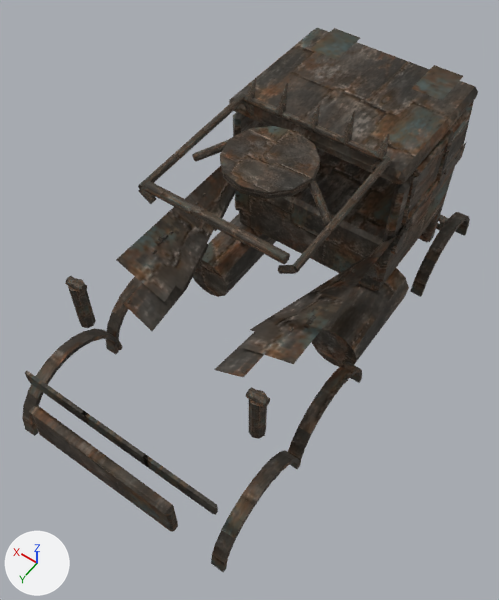
What one commit did to the glTF model public/assets/models/wasteland/kits/longhaul.glb.
Before and after are seen from a 50 mm lens placed at (-3.19, 5.02, 8.77), pointed at (0.01, 0.54, 1.74). The lights are fixed; the arrows at lower left show +X, +Y and +Z. The picture after the commit comes second. Where no turn or scale is listed for an object, it has been applied to the vertices. Vertices at exactly the same position are counted once.

Objects in the first picture: 'kit-cage-painted-metal', 'kit-crown-painted-metal', 'kit-full-plating-painted-metal', 'kit-plate-1-painted-metal', 'kit-plate-3-painted-metal', 'kit-raider-painted-metal', 'kit-scrapper-painted-metal', 'kit-stack-0-painted-metal', 'kit-stack-1-painted-metal', 'kit-turret-mount-painted-metal', 'warlord-crossbar' and 5 more.
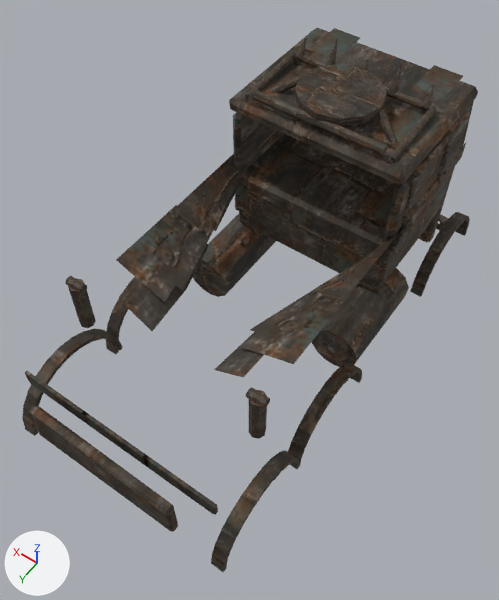
What differs and where, as boxes (x1, y1, x2, y2) in the pictures (499 x 600 px; the box of a moved part takes in the faces that stretch with it):
'kit-turret-mount-painted-metal', moved
    before: (192, 126, 332, 225)
    after: (268, 64, 398, 145)
'kit-cage-painted-metal', reshaped, moved (25% narrower, 37% shorter)
    before: (138, 93, 392, 274)
    after: (245, 51, 436, 164)
'warlord-crossbar', moved
    before: (144, 181, 290, 264)
    after: (252, 90, 388, 155)
part 1 of me_cylinder_089, moved or reshaped
    before: (278, 265, 297, 274)
    after: (382, 156, 393, 164)
part 2 of me_cylinder_089, moved or reshaped
    before: (139, 187, 156, 204)
    after: (246, 96, 256, 103)
part 3 of me_cylinder_089, moved or reshaped
    before: (292, 157, 392, 272)
    after: (390, 107, 436, 163)
part 4 of me_cylinder_089, moved or reshaped
    before: (138, 94, 244, 189)
    after: (245, 51, 294, 99)

Diff of the bpy script that builds the scene:
```diff
--- a/public/assets/models/wasteland/kits/longhaul.glb.py
+++ b/public/assets/models/wasteland/kits/longhaul.glb.py
@@ me_cylinder_089 @@
 # used by ob_kit_cage_painted_metal; location = (0.0, -0.69, 3.7)
 # before: 16 (-0.99, 1.87, -0.03) at pixel (294, 266), 18 (-0.96, 1.87, -0.04) at pixel (292, 265), 20 (-0.94, 1.87, -0.07) at pixel (290, 267), 22 (-0.96, 1.87, -0.1), 24 (-0.99, 1.87, -0.11) at pixel (294, 272)
 # before: 26 (-1.02, 1.87, -0.1) at pixel (297, 272), 28 (-1.03, 1.87, -0.07) at pixel (298, 271), 30 (-1.02, 1.87, -0.04) at pixel (297, 268)
 # before: 64 (0.99, 1.87, -0.03) at pixel (140, 185), 66 (1.02, 1.87, -0.04) at pixel (138, 184), 68 (1.03, 1.87, -0.07) at pixel (138, 186), 70 (1.02, 1.87, -0.1) at pixel (139, 189), 72 (0.99, 1.87, -0.11)
 # before: 74 (0.96, 1.87, -0.1), 76 (0.94, 1.87, -0.07), 78 (0.96, 1.87, -0.04) at pixel (143, 187)
-me_cylinder_089.from_pydata(...)  # 112 vertices, 196 faces; spans x -1.03..1.03, y -0.05..1.92, z -0.22..0.05
+me_cylinder_089.from_pydata(...)  # 112 vertices, 196 faces; spans x -1.03..1.03, y -0.05..1.04, z -0.22..0.05
+# me_cylinder_089 part 1: the loose piece of 16 vertices spanning x -1.01..-0.8, y 1.83..1.92, z -0.22..-0.03 is moved by (0.0, -0.87, 0.0)
+# me_cylinder_089 part 2: the loose piece of 16 vertices spanning x 0.8..1.01, y 1.83..1.92, z -0.22..-0.03 is moved by (0.0, -0.87, 0.0)
+# me_cylinder_089 part 3
+for i in [16, 18, 20, 22, 24, 26, 28, 30]: me_cylinder_089.vertices[i].co += Vector((0.0, -0.87, 0.0))
+# me_cylinder_089 part 4
+for i in [64, 66, 68, 70, 72, 74, 76, 78]: me_cylinder_089.vertices[i].co += Vector((0.0, -0.87, 0.0))
 me_cylinder_089.materials.append(mat_scuffed_iron___painted)
@@ ob_kit_cage_painted_metal @@
 ob_kit_cage_painted_metal = bpy.data.objects.new('kit-cage-painted-metal', me_cylinder_089)
-ob_kit_cage_painted_metal.location = (0.0, -0.69, 3.7)
+ob_kit_cage_painted_metal.location = (0.0, -1.8, 3.7)
@@ ob_kit_turret_mount_painted_metal @@
 ob_kit_turret_mount_painted_metal = bpy.data.objects.new('kit-turret-mount-painted-metal', me_cylinder_091)
-ob_kit_turret_mount_painted_metal.location = (-0.72, 0.28, 3.66)
+ob_kit_turret_mount_painted_metal.location = (-0.72, -1.2, 3.66)
@@ ob_warlord_crossbar @@
 ob_warlord_crossbar = bpy.data.objects.new('warlord-crossbar', me_cylinder_101)
-ob_warlord_crossbar.location = (0.0, 1.18, 3.71)
+ob_warlord_crossbar.location = (0.0, -0.8, 3.71)
```
